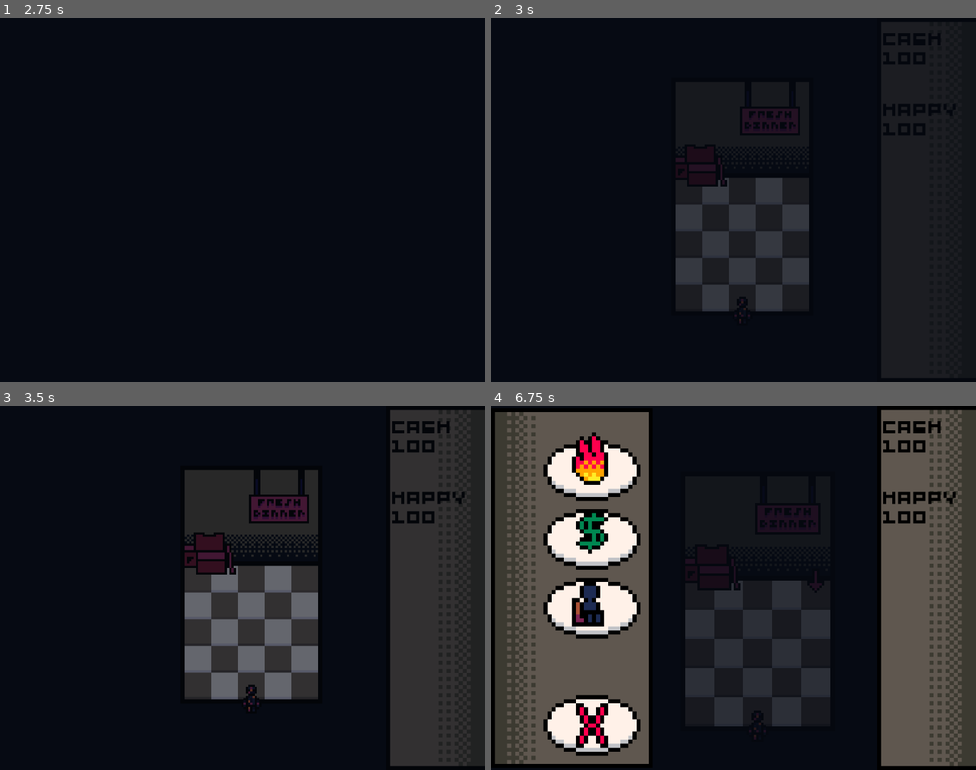
Above: before the commit, frames 1-4 (two rows, left to right).
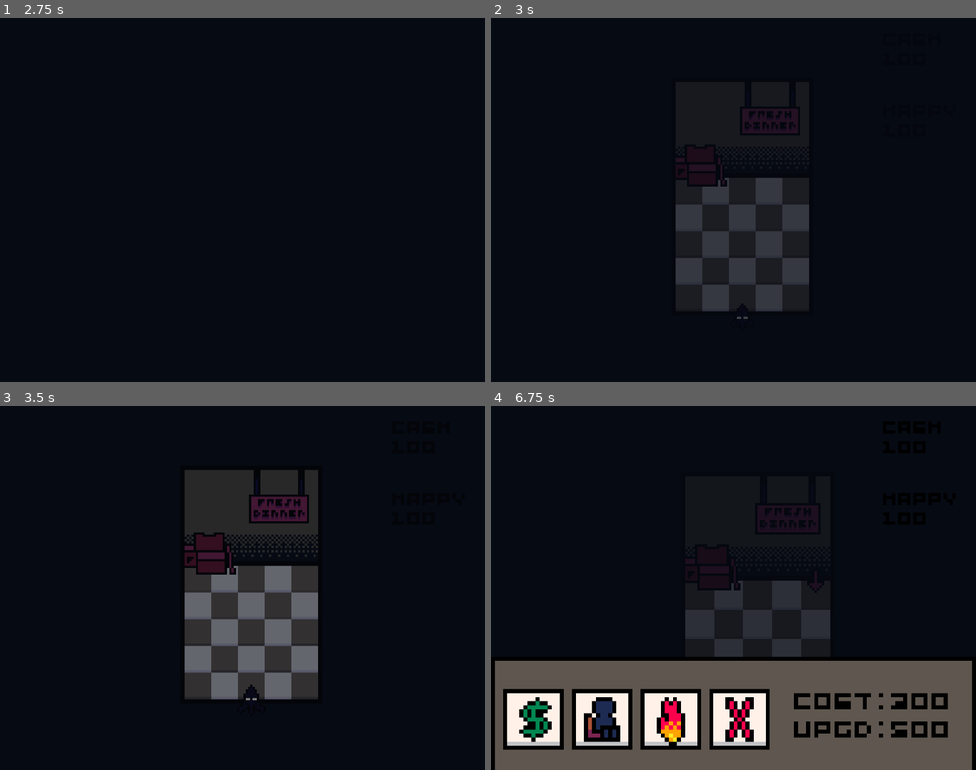
Above: after the commit, the same moments.

Repository: crowpunt/stale-meal
Game: Godot game, scene res://scenes/main_scenes/startup.tscn
The game is run twice, just before and just after one commit, with the same random seed, the same clock (stepped at 60 frames per second) and the same inputs.
Inputs (mouse positions are in pixels of both pictures, inside the frame that each line leads up to):
- Up to frame 1 (2.75 s): tap Enter at 0.5 s; move the mouse to (349, 181) at 0.52 s; click (349, 181) at 0.6 s; click "play" at 1.25 s; click "play" at 2 s
- Up to frame 2 (3 s): move the mouse to (680, 170) at 2.77 s; right-click (680, 170) at 2.85 s
- Up to frame 3 (3.5 s): no input
- Up to frame 4 (6.75 s): tap Space at 3.5, 6.5 s; move the mouse to (714, 580) at 3.52 s; tap Mouse wheel up (zoom_in) at 3.6, 6.6 s; tap Enter at 4.25 s; move the mouse to (733, 577) at 4.27 s; tap Mouse wheel down (zoom_out) at 4.35 s; move the mouse to (757, 577) at 5.02 s; click (757, 577) at 5.1 s; move the mouse to (782, 577) at 5.77 s; right-click (782, 577) at 5.85 s; move the mouse to (592, 467) at 6.52 s

Frame 1 is identical in both runs. In frame 2, less than 0.1% of the frame differs, in the area x 50-54%, y 79-84%; in frame 3, 18%; in frame 4, 53%, in the area x 0-100%, y 1-100%.

Commit message:
customer mechanic continued

Diff:
--- a/scenes/main_scenes/game.tscn
+++ b/scenes/main_scenes/game.tscn
@@ -5,21 +5,21 @@
 [ext_resource type="Script" uid="uid://c2pdq1vfrqvvy" path="res://scripts/other/rects/fade_out.gd" id="3_ifh15"]
 [ext_resource type="Script" uid="uid://jujrgwi2f0a1" path="res://scripts/components/camera/derivative_offset_comp.gd" id="3_ks7w8"]
 [ext_resource type="Script" uid="uid://culob26q5v2f1" path="res://scripts/components/camera/zoom_camera_comp.gd" id="4_3wwfn"]
+[ext_resource type="FontFile" uid="uid://bu2fl6x507ljj" path="res://assets/other/4x4-font.ttf" id="4_5amgp"]
 [ext_resource type="Script" uid="uid://dikewkte6kvlh" path="res://scripts/other/gui.gd" id="4_leqql"]
 [ext_resource type="Texture2D" uid="uid://bgyik0altasob" path="res://assets/sprites/gui_counter.png" id="4_t5sjj"]
-[ext_resource type="FontFile" uid="uid://8ut4nf3bscp2" path="res://assets/other/birdbox.ttf" id="5_rbptj"]
-[ext_resource type="Texture2D" uid="uid://dmnfj2n47fn7b" path="res://assets/sprites/title/counter.png" id="6_5amgp"]
 [ext_resource type="PackedScene" uid="uid://bji4unqw5my0g" path="res://scenes/units/customer.tscn" id="8_cfqos"]
+[ext_resource type="Script" uid="uid://k0vpwmiq5r1" path="res://scripts/components/spawner_comp.gd" id="11_3ls1w"]
 
 [sub_resource type="RectangleShape2D" id="RectangleShape2D_cfqos"]
-size = Vector2(24, 18)
+size = Vector2(15, 15)
 
 [sub_resource type="RectangleShape2D" id="RectangleShape2D_leqql"]
-size = Vector2(40, 89)
+size = Vector2(120, 39.5)
 
 [sub_resource type="LabelSettings" id="LabelSettings_5amgp"]
 line_spacing = 1.0
-font = ExtResource("5_rbptj")
+font = ExtResource("4_5amgp")
 font_size = 3
 font_color = Color(0, 0, 0, 1)
 
@@ -48,47 +48,43 @@
 position = Vector2(-40, 0)
 
 [node name="GuiCounter" type="Sprite2D" parent="Camera2D/Gui/Selecting"]
-position = Vector2(20, 45)
+position = Vector2(100, 110)
 texture = ExtResource("4_t5sjj")
 
 [node name="OvenButton" type="Area2D" parent="Camera2D/Gui/Selecting"]
+position = Vector2(64, 92)
 
 [node name="CollisionShape2D" type="CollisionShape2D" parent="Camera2D/Gui/Selecting/OvenButton"]
-position = Vector2(25, 15)
+position = Vector2(20.5, 13.5)
 shape = SubResource("RectangleShape2D_cfqos")
 
 [node name="RegisterButton" type="Area2D" parent="Camera2D/Gui/Selecting"]
-position = Vector2(0, 18)
+position = Vector2(26, 91)
 
 [node name="CollisionShape2D" type="CollisionShape2D" parent="Camera2D/Gui/Selecting/RegisterButton"]
 position = Vector2(25, 15)
 shape = SubResource("RectangleShape2D_cfqos")
 
 [node name="TableButton" type="Area2D" parent="Camera2D/Gui/Selecting"]
-position = Vector2(0, 36)
+position = Vector2(43, 91)
 
 [node name="CollisionShape2D" type="CollisionShape2D" parent="Camera2D/Gui/Selecting/TableButton"]
 position = Vector2(25, 15)
 shape = SubResource("RectangleShape2D_cfqos")
 
 [node name="RemoveButton" type="Area2D" parent="Camera2D/Gui/Selecting"]
-position = Vector2(0, 63)
+position = Vector2(77, 91)
 
 [node name="CollisionShape2D" type="CollisionShape2D" parent="Camera2D/Gui/Selecting/RemoveButton"]
 position = Vector2(25, 15)
 shape = SubResource("RectangleShape2D_cfqos")
 
 [node name="CollisionShape2D" type="CollisionShape2D" parent="Camera2D/Gui/Selecting"]
-position = Vector2(20, 44.5)
+position = Vector2(100, 110.25)
 shape = SubResource("RectangleShape2D_leqql")
 disabled = true
 
 [node name="TextGui" type="CanvasGroup" parent="Camera2D/Gui"]
-
-[node name="Counter" type="Sprite2D" parent="Camera2D/Gui/TextGui"]
-position = Vector2(98, 45)
-texture = ExtResource("6_5amgp")
-flip_h = true
 
 [node name="StatLabel" type="Label" parent="Camera2D/Gui/TextGui"]
 offset_left = 97.0
@@ -208,6 +204,10 @@
 position = Vector2(60, 98)
 
 [node name="Customer" parent="Ysort/Customers" groups=["customers"] instance=ExtResource("8_cfqos")]
+
+[node name="spawner_comp" type="Node" parent="Ysort/Customers"]
+script = ExtResource("11_3ls1w")
+metadata/_custom_type_script = "uid://k0vpwmiq5r1"
 
 [connection signal="mouse_entered" from="Camera2D/Gui/Selecting/OvenButton" to="Camera2D/Gui" method="_on_oven_button_mouse_entered"]
 [connection signal="mouse_exited" from="Camera2D/Gui/Selecting/OvenButton" to="Camera2D/Gui" method="_on_oven_button_mouse_exited"]
--- a/scenes/main_scenes/startup.tscn
+++ b/scenes/main_scenes/startup.tscn
@@ -3,7 +3,7 @@
 [ext_resource type="Texture2D" uid="uid://bgt2v6v5c74yu" path="res://assets/sprites/bkg.png" id="2_510g1"]
 [ext_resource type="Script" uid="uid://cqd44rlpbj7lj" path="res://scripts/components/autoplay_comp.gd" id="3_a0mmy"]
 [ext_resource type="AudioStream" uid="uid://bfxhlfbwir12e" path="res://assets/audio/click.wav" id="3_g2eir"]
-[ext_resource type="FontFile" uid="uid://8ut4nf3bscp2" path="res://assets/other/birdbox.ttf" id="4_h4s44"]
+[ext_resource type="FontFile" uid="uid://bu2fl6x507ljj" path="res://assets/other/4x4-font.ttf" id="4_h4s44"]
 
 [sub_resource type="GDScript" id="GDScript_cex45"]
 script/source = "extends CanvasGroup
--- a/scenes/main_scenes/title.tscn
+++ b/scenes/main_scenes/title.tscn
@@ -2,13 +2,13 @@
 
 [ext_resource type="Texture2D" uid="uid://by7bw5k2t1nrj" path="res://assets/sprites/title/background_title.png" id="1_6lybn"]
 [ext_resource type="Script" uid="uid://c0oe21xmrm3rb" path="res://scripts/other/title_button_manager.gd" id="1_dwypo"]
-[ext_resource type="FontFile" uid="uid://8ut4nf3bscp2" path="res://assets/other/birdbox.ttf" id="2_ighft"]
 [ext_resource type="Texture2D" uid="uid://dmnfj2n47fn7b" path="res://assets/sprites/title/counter.png" id="2_udrvt"]
 [ext_resource type="Texture2D" uid="uid://c2g2468d6tpig" path="res://assets/sprites/title/foodstuff.png" id="3_bae0g"]
 [ext_resource type="Texture2D" uid="uid://b8fvxkd0eg2qf" path="res://assets/sprites/title/title_sign_sheet.png" id="3_c2y2l"]
 [ext_resource type="Texture2D" uid="uid://dxl3ylbufupui" path="res://assets/sprites/title/background_title_buttons.png" id="3_e8nv5"]
 [ext_resource type="Script" uid="uid://cqd44rlpbj7lj" path="res://scripts/components/autoplay_comp.gd" id="4_6lybn"]
 [ext_resource type="Script" uid="uid://c2pdq1vfrqvvy" path="res://scripts/other/rects/fade_out.gd" id="7_udrvt"]
+[ext_resource type="FontFile" uid="uid://bu2fl6x507ljj" path="res://assets/other/4x4-font.ttf" id="8_gnnkw"]
 [ext_resource type="Script" uid="uid://xrifvbhed3bb" path="res://scripts/other/rects/fade_to_next_from_title.gd" id="10_gnnkw"]
 
 [sub_resource type="AtlasTexture" id="AtlasTexture_3eh1d"]
@@ -268,7 +268,7 @@
 theme_override_colors/font_color = Color(0, 0, 0, 1)
 theme_override_colors/font_focus_color = Color(0, 0, 0, 1)
 theme_override_colors/font_pressed_color = Color(0, 0, 0, 1)
-theme_override_fonts/font = ExtResource("2_ighft")
+theme_override_fonts/font = ExtResource("8_gnnkw")
 theme_override_font_sizes/font_size = 4
 theme_override_styles/focus = SubResource("StyleBoxEmpty_udrvt")
 theme_override_styles/disabled_mirrored = SubResource("StyleBoxEmpty_88chj")
@@ -302,7 +302,7 @@
 theme_override_colors/font_hover_color = Color(0.470588, 0.223529, 0.207843, 1)
 theme_override_colors/font_color = Color(0, 0, 0, 1)
 theme_override_colors/font_pressed_color = Color(0, 0, 0, 1)
-theme_override_fonts/font = ExtResource("2_ighft")
+theme_override_fonts/font = ExtResource("8_gnnkw")
 theme_override_font_sizes/font_size = 4
 theme_override_styles/focus = SubResource("StyleBoxEmpty_dwypo")
 theme_override_styles/disabled = SubResource("StyleBoxEmpty_ighft")
@@ -330,7 +330,7 @@
 theme_override_colors/font_hover_color = Color(0.470588, 0.223529, 0.207843, 1)
 theme_override_colors/font_color = Color(0, 0, 0, 1)
 theme_override_colors/font_pressed_color = Color(0, 0, 0, 1)
-theme_override_fonts/font = ExtResource("2_ighft")
+theme_override_fonts/font = ExtResource("8_gnnkw")
 theme_override_font_sizes/font_size = 4
 theme_override_styles/focus = SubResource("StyleBoxEmpty_bclnd")
 theme_override_styles/disabled = SubResource("StyleBoxEmpty_3eh1d")
--- a/scenes/units/customer.tscn
+++ b/scenes/units/customer.tscn
@@ -1,33 +1,100 @@
-[gd_scene load_steps=10 format=3 uid="uid://bji4unqw5my0g"]
+[gd_scene load_steps=26 format=3 uid="uid://bji4unqw5my0g"]
 
 [ext_resource type="Texture2D" uid="uid://ds03yl7pg541h" path="res://assets/sprites/unit_sprites/enemies.png" id="1_psmpb"]
 [ext_resource type="Script" uid="uid://b1x00dpp487r" path="res://scripts/other/customer.gd" id="1_sf07n"]
 
 [sub_resource type="RectangleShape2D" id="RectangleShape2D_sf07n"]
 
-[sub_resource type="AtlasTexture" id="AtlasTexture_hnfyt"]
+[sub_resource type="AtlasTexture" id="AtlasTexture_sf07n"]
 atlas = ExtResource("1_psmpb")
 region = Rect2(0, 0, 16, 25)
 
-[sub_resource type="AtlasTexture" id="AtlasTexture_r1b1r"]
+[sub_resource type="AtlasTexture" id="AtlasTexture_hnfyt"]
 atlas = ExtResource("1_psmpb")
 region = Rect2(16, 0, 16, 25)
 
-[sub_resource type="AtlasTexture" id="AtlasTexture_15c6q"]
+[sub_resource type="AtlasTexture" id="AtlasTexture_r1b1r"]
 atlas = ExtResource("1_psmpb")
 region = Rect2(32, 0, 16, 25)
 
-[sub_resource type="AtlasTexture" id="AtlasTexture_5ars0"]
+[sub_resource type="AtlasTexture" id="AtlasTexture_15c6q"]
 atlas = ExtResource("1_psmpb")
 region = Rect2(48, 0, 16, 25)
 
+[sub_resource type="AtlasTexture" id="AtlasTexture_5ars0"]
+atlas = ExtResource("1_psmpb")
+region = Rect2(0, 25, 16, 25)
+
 [sub_resource type="AtlasTexture" id="AtlasTexture_a6635"]
 atlas = ExtResource("1_psmpb")
-region = Rect2(64, 0, 16, 25)
+region = Rect2(16, 25, 16, 25)
+
+[sub_resource type="AtlasTexture" id="AtlasTexture_rmy07"]
+atlas = ExtResource("1_psmpb")
+region = Rect2(32, 25, 16, 25)
+
+[sub_resource type="AtlasTexture" id="AtlasTexture_kynac"]
+atlas = ExtResource("1_psmpb")
+region = Rect2(48, 25, 16, 25)
+
+[sub_resource type="AtlasTexture" id="AtlasTexture_erwdb"]
+atlas = ExtResource("1_psmpb")
+region = Rect2(0, 75, 16, 25)
+
+[sub_resource type="AtlasTexture" id="AtlasTexture_dr75l"]
+atlas = ExtResource("1_psmpb")
+region = Rect2(0, 100, 16, 25)
+
+[sub_resource type="AtlasTexture" id="AtlasTexture_854e2"]
+atlas = ExtResource("1_psmpb")
+region = Rect2(16, 100, 16, 25)
+
+[sub_resource type="AtlasTexture" id="AtlasTexture_12bn4"]
+atlas = ExtResource("1_psmpb")
+region = Rect2(32, 100, 16, 25)
+
+[sub_resource type="AtlasTexture" id="AtlasTexture_4yl47"]
+atlas = ExtResource("1_psmpb")
+region = Rect2(48, 100, 16, 25)
+
+[sub_resource type="AtlasTexture" id="AtlasTexture_8jtae"]
+atlas = ExtResource("1_psmpb")
+region = Rect2(0, 125, 16, 25)
+
+[sub_resource type="AtlasTexture" id="AtlasTexture_wwcyc"]
+atlas = ExtResource("1_psmpb")
+region = Rect2(16, 125, 16, 25)
+
+[sub_resource type="AtlasTexture" id="AtlasTexture_6tk3u"]
+atlas = ExtResource("1_psmpb")
+region = Rect2(32, 125, 16, 25)
+
+[sub_resource type="AtlasTexture" id="AtlasTexture_8g2qr"]
+atlas = ExtResource("1_psmpb")
+region = Rect2(48, 125, 16, 25)
+
+[sub_resource type="AtlasTexture" id="AtlasTexture_f4cxw"]
+atlas = ExtResource("1_psmpb")
+region = Rect2(0, 50, 16, 25)
+
+[sub_resource type="AtlasTexture" id="AtlasTexture_0w88r"]
+atlas = ExtResource("1_psmpb")
+region = Rect2(16, 50, 16, 25)
+
+[sub_resource type="AtlasTexture" id="AtlasTexture_q6ilf"]
+atlas = ExtResource("1_psmpb")
+region = Rect2(32, 50, 16, 25)
+
+[sub_resource type="AtlasTexture" id="AtlasTexture_hpuva"]
+atlas = ExtResource("1_psmpb")
+region = Rect2(48, 50, 16, 25)
 
 [sub_resource type="SpriteFrames" id="SpriteFrames_kynac"]
 animations = [{
 "frames": [{
+"duration": 1.0,
+"texture": SubResource("AtlasTexture_sf07n")
+}, {
 "duration": 1.0,
 "texture": SubResource("AtlasTexture_hnfyt")
 }, {
@@ -36,15 +103,85 @@
 }, {
 "duration": 1.0,
 "texture": SubResource("AtlasTexture_15c6q")
+}],
+"loop": true,
+"name": &"1",
+"speed": 5.0
 }, {
+"frames": [{
 "duration": 1.0,
 "texture": SubResource("AtlasTexture_5ars0")
 }, {
 "duration": 1.0,
 "texture": SubResource("AtlasTexture_a6635")
+}, {
+"duration": 1.0,
+"texture": SubResource("AtlasTexture_rmy07")
+}, {
+"duration": 1.0,
+"texture": SubResource("AtlasTexture_kynac")
 }],
 "loop": true,
-"name": &"default",
+"name": &"2",
+"speed": 5.0
+}, {
+"frames": [{
+"duration": 1.0,
+"texture": SubResource("AtlasTexture_erwdb")
+}],
+"loop": true,
+"name": &"3",
+"speed": 5.0
+}, {
+"frames": [{
+"duration": 1.0,
+"texture": SubResource("AtlasTexture_dr75l")
+}, {
+"duration": 1.0,
+"texture": SubResource("AtlasTexture_854e2")
+}, {
+"duration": 1.0,
+"texture": SubResource("AtlasTexture_12bn4")
+}, {
+"duration": 1.0,
+"texture": SubResource("AtlasTexture_4yl47")
+}],
+"loop": true,
+"name": &"4",
+"speed": 5.0
+}, {
+"frames": [{
+"duration": 1.0,
+"texture": SubResource("AtlasTexture_8jtae")
+}, {
+"duration": 1.0,
+"texture": SubResource("AtlasTexture_wwcyc")
+}, {
+"duration": 1.0,
+"texture": SubResource("AtlasTexture_6tk3u")
+}, {
+"duration": 1.0,
+"texture": SubResource("AtlasTexture_8g2qr")
+}],
+"loop": true,
+"name": &"5",
+"speed": 5.0
+}, {
+"frames": [{
+"duration": 1.0,
+"texture": SubResource("AtlasTexture_f4cxw")
+}, {
+"duration": 1.0,
+"texture": SubResource("AtlasTexture_0w88r")
+}, {
+"duration": 1.0,
+"texture": SubResource("AtlasTexture_q6ilf")
+}, {
+"duration": 1.0,
+"texture": SubResource("AtlasTexture_hpuva")
+}],
+"loop": true,
+"name": &"6",
 "speed": 5.0
 }]
 
@@ -58,4 +195,5 @@
 [node name="AnimatedSprite2D" type="AnimatedSprite2D" parent="."]
 position = Vector2(0.5, -4)
 sprite_frames = SubResource("SpriteFrames_kynac")
-frame = 1
+animation = &"1"
+frame_progress = 0.693273
--- /dev/null
+++ b/scripts/components/spawner_comp.gd
@@ -0,0 +1,28 @@
+class_name spawner_comp
+extends Node
+
+
+var cooldown: float = randf_range(1, 3)
+var customer_scene: PackedScene = preload("res://scenes/units/customer.tscn")
+
+
+func _ready() -> void:
+	randomize()
+
+
+func _process(delta: float) -> void:
+	cooldown -= delta
+	if cooldown <= 0:
+		var not_all_taken: bool = false
+		for appliance: StaticBody2D in get_tree().get_nodes_in_group("appliances"):
+			if str(appliance.type)[0] == "3" and appliance.taken == false:
+				not_all_taken = true
+
+		if not_all_taken == true:
+			cooldown = randf_range(1, 3)
+			print("new cooldown at " + str(cooldown))
+			get_parent().add_child(customer_scene.instantiate())
+		else:
+			print("no more tables for customers to spawn at")
+			print("new cooldown at " + str(cooldown))
+			cooldown = randf_range(3, 6)
--- a/scripts/other/appliance.gd
+++ b/scripts/other/appliance.gd
@@ -7,8 +7,10 @@
 @onready var sprite: AnimatedSprite2D = $AnimatedSprite2D
 @onready var selecting: Sprite2D = $Selecting
 
+@onready var taken: bool = false
+@onready
+
 var in_area: bool = false
-var noticed: bool = false
 
 
 #note that ysort can only be used if the 2 objects being ysorted are direct siblings and their parent has ysort enabled
@@ -58,10 +60,10 @@
 	in_area = false
 
 
-func get_nearest_customer() -> StaticBody2D:
-	var closest: StaticBody2D
-	if get_tree().get_nodes_in_group("customers").is_empty() == false:
-		for customer: StaticBody2D in get_tree().get_nodes_in_group("customers"):
-			if customer.position.distance_to(self.position) <= closest.position.distance_to(self.position):
+func get_nearest_table() -> StaticBody2D:
+	var closest: StaticBody2D = null
+	for customer in get_tree().get_nodes_in_group("customers"):
+		if str(customer.type)[0] == "3" and customer.taken == false:
 				closest = customer
+				break
 	return closest
--- a/scripts/other/customer.gd
+++ b/scripts/other/customer.gd
@@ -1,18 +1,27 @@
 extends StaticBody2D
 
 
-var seated: bool = false
-var eating_cd: float = 0
-var eating: bool = true
-	# going to seat
+enum State {
+	WALKING,
+	EATING,
+	LEAVING,
+}
 
+@onready var sprite: AnimatedSprite2D = $AnimatedSprite2D
+
+var state: int = State.WALKING
+var current_table: StaticBody2D = null
+var speed: float = randf_range(0.25, 1)
 var recheck_cooldown: float = 0.5
-var nearest: StaticBody2D
-var checks_til_debug: int = 4
 
 
 func _ready() -> void:
-	nearest = get_nearest_table()
+	randomize()
+	sprite.animation = str(randi_range(1, 6))
+
+	current_table = get_nearest_table()
+	if current_table and state == State.WALKING:
+		current_table.taken = true
 	add_to_group("customers")
 	print("customer created")
 
@@ -20,49 +29,49 @@
 func _process(delta: float) -> void:
 	recheck_cooldown -= delta
 
-	if checks_til_debug <= 0:
-		checks_til_debug = 4
-		if nearest != null:
-			print("closest table was " + nearest.name)
-		else:
-			print("no tables found")
+	if recheck_cooldown <= 0 or current_table == null:
+		if current_table == null:
+			current_table = get_nearest_table()
+		if current_table != null and current_table.taken == false:
+			current_table.taken = true
+		recheck_cooldown = 0.5
 
-	if recheck_cooldown <= 0:
-		nearest = get_nearest_table()
-		checks_til_debug -= 1
-		recheck_cooldown = 0.5
+	if state == State.EATING:
+		Save.save_data["happy"] -= 0.5 * delta
+		sprite.pause()
+		sprite.frame = 0
+	else:
+		sprite.play()
 
 
 func _physics_process(_delta: float) -> void:
-	if seated == true and eating == true:
-		Save.save_data["happy"] -= 0.025
+	match state:
+		State.WALKING:
+			if current_table:
+				var goto_pos: Vector2 = Vector2(current_table.global_position.x, current_table.global_position.y - 3)
+				var distance: float = global_position.distance_to(goto_pos)
 
-	if nearest != null:
-		var goto_pos: Vector2 = Vector2(nearest.global_position.x, nearest.global_position.y - 3)
+				if distance > 1:  # Stop a few pixels before reaching exact position
+					global_position = global_position.move_toward(goto_pos, speed)
+				else:
+					print("customer has reached their table")
+					state = State.EATING
+		State.LEAVING:
+			var exit_pos: Vector2 = get_parent().global_position
+			global_position = global_position.move_toward(exit_pos, speed)
 
-		if eating == true and seated == false:
-			self.global_position = self.global_position.move_toward(goto_pos, 0.5)
-		if eating == false and seated == false:
-			self.global_position = self.global_position.move_toward(get_parent().position, 0.5)
+			if global_position.distance_to(exit_pos) < 5:
+				print("customer exited the building")
+				current_table.taken = false
+				remove_from_group("customers")
+				queue_free()
 
-		if self.global_position == get_parent().global_position and seated == false and  eating == false:
-			print("customer exited the building")
-			queue_free()
-
-		if self.global_position == goto_pos and seated == false and eating == true:
-			print("customer has reached their table")
-			eating = false
 
 
 func get_nearest_table() -> StaticBody2D:
-	var closest: StaticBody2D
+	var closest: StaticBody2D = null
 	for appliance: StaticBody2D in get_tree().get_nodes_in_group("appliances"):
-		if str(appliance.type)[0] == "3":
-			closest = appliance
-			break
-	if closest != null:
-		for appliance: StaticBody2D in get_tree().get_nodes_in_group("appliances"):
-			if appliance.position.distance_to(self.position) <= closest.position.distance_to(self.position):
-				if str(appliance.type)[0] == "3":
-					closest = appliance
+		if str(appliance.type)[0] == "3" and appliance.taken == false:
+				closest = appliance
+				break
 	return closest
--- a/scripts/other/gui.gd
+++ b/scripts/other/gui.gd
@@ -29,17 +29,18 @@
 
 
 func handle_movement() -> void:
+	print(selecting.position.y)
 	if UpgradeInfo.selected_app > -1:
 		move_select_towards = false
 	else:
 		move_select_towards = true
 
 	if move_select_towards == true:
-		if selecting.position.x > -40:
-			selecting.position.x -= 4
+		if selecting.position.y < 0:
+			selecting.position.y += 4
 	else:
-		if selecting.position.x < 0:
-			selecting.position.x += 4
+		if selecting.position.y > -26:
+			selecting.position.y -= 4
 
 
 func handle_upgrading() -> void:
@@ -101,6 +102,7 @@
 
 # im calling this the signal yard because that sounds cool
 
+
 func _on_oven_button_mouse_entered() -> void:
 	mouse_in[0] = true
 
Binary file added: assets/other/4x4-font.ttf
Not shown, changed: assets/other/4x4-font.ttf.import
Binary file removed: assets/other/birdbox.ttf
Binary file changed: assets/sprites/gui_counter.png
Binary file changed: assets/sprites/unit_sprites/enemies.png
Not shown, added: scripts/components/spawner_comp.gd.uid
